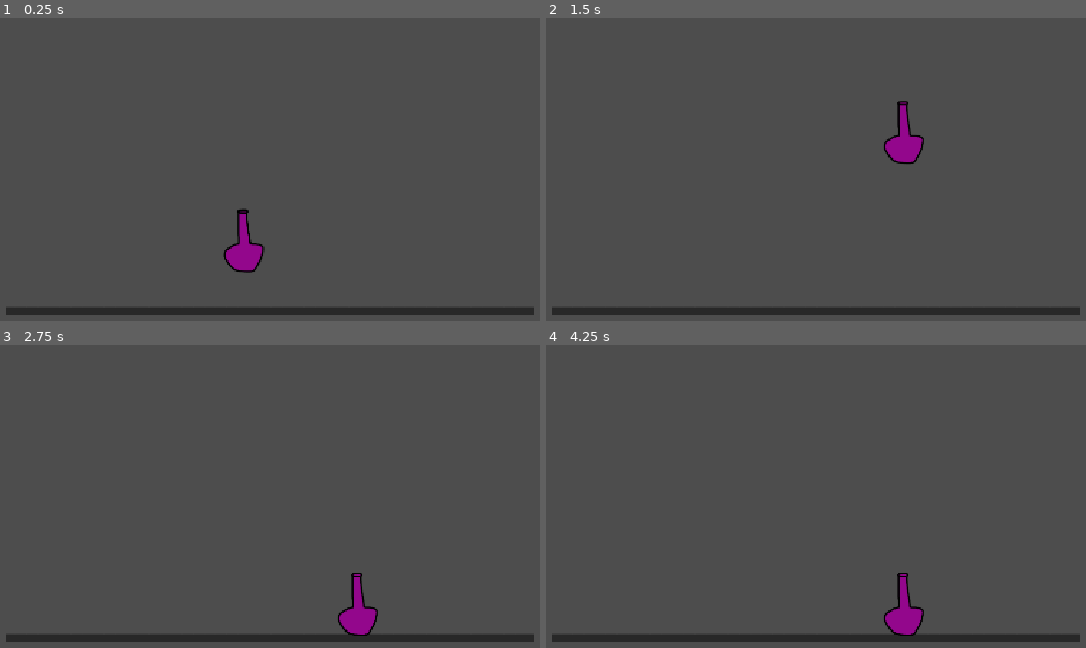
Above: before the commit, frames 1-4 (two rows, left to right).
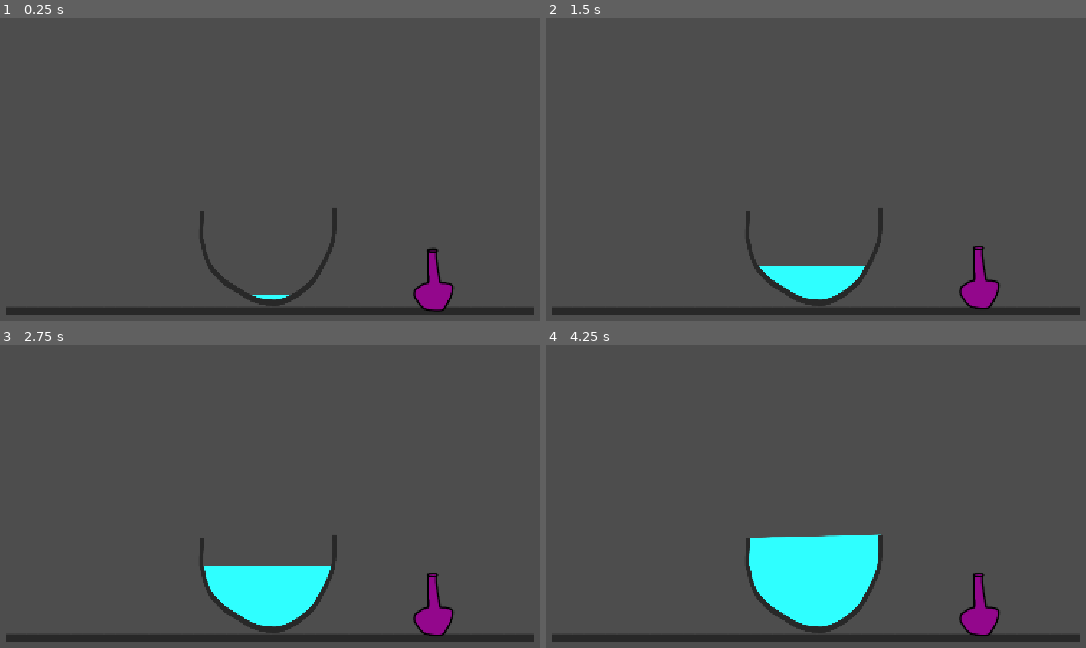
Above: after the commit, the same moments.

Repository: sanicatthedisco/brewing
Game: Godot game, scene res://main.tscn
Same seed, same stepped clock (60 frames per second), same inputs: the game is played once before the commit and once after it.
Inputs (mouse positions are in pixels of both pictures, inside the frame that each line leads up to):
- Up to frame 1 (0.25 s): no input
- Up to frame 2 (1.5 s): drag from (789, 278) to (902, 57) at 0.52 s; drag from (664, 178) to (783, 245) at 1.27 s
- Up to frame 3 (2.75 s): move the mouse to (356, 384) at 2.02 s; click (356, 384) at 2.17 s
- Up to frame 4 (4.25 s): drag from (783, 572) to (583, 414) at 2.77 s; move the mouse to (1064, 551) at 3.52 s; click (1064, 551) at 3.67 s

The runs differ from the first frame. In frame 1, 2.5% of the frame differs, in the area x 37-84%, y 62-98%; in frame 2, 3.9%; in frame 3, 5.9%; in frame 4, 8.2%, in the area x 37-84%, y 62-97%.

Commit message:
Bowl filling

Diff:
--- /dev/null
+++ b/Objects/Bowl/Bowl.tscn
@@ -0,0 +1,23 @@
+[gd_scene format=3 uid="uid://dq3jj7k2u8cau"]
+
+[ext_resource type="Script" uid="uid://cbrkwf0jeevgm" path="res://Objects/Bowl/bowl.gd" id="1_lji8a"]
+[ext_resource type="Texture2D" uid="uid://4dli64g70jyu" path="res://Assets/Sprites/bowl_interior.png" id="2_a75se"]
+[ext_resource type="Texture2D" uid="uid://5ogxecds3hft" path="res://Assets/Sprites/bowl.png" id="3_a75se"]
+
+[node name="Bowl" type="Node2D" unique_id=1129401254]
+scale = Vector2(0.5, 0.5)
+script = ExtResource("1_lji8a")
+
+[node name="Mask" type="Sprite2D" parent="." unique_id=1629931394]
+clip_children = 1
+texture = ExtResource("2_a75se")
+
+[node name="Liquid" type="ColorRect" parent="Mask" unique_id=1851660892]
+offset_left = -190.0
+offset_top = 128.0
+offset_right = 194.0
+offset_bottom = 484.0
+color = Color(0.18431373, 1, 1, 1)
+
+[node name="Exterior" type="Sprite2D" parent="." unique_id=1980966930]
+texture = ExtResource("3_a75se")
--- /dev/null
+++ b/Objects/Bowl/bowl.gd
@@ -0,0 +1,19 @@
+extends Node2D
+
+@export var capacity := 100.0
+@export var fill := 0.0:
+	set(value):
+		fill = clampf(value, 0.0, capacity)
+		_update_liquid()
+
+@onready var liquid: ColorRect = $Mask/Liquid
+@onready var full_y := liquid.position.y  # y when the bowl is empty-looking, set in the editor
+
+func _update_liquid():
+	if not is_node_ready():
+		return
+	liquid.position.y = full_y - liquid.size.y * (fill / capacity)
+
+func _process(delta):
+	fill += 0.3
+	_update_liquid()
--- a/main.tscn
+++ b/main.tscn
@@ -1,12 +1,16 @@
 [gd_scene format=3 uid="uid://ta5fgdjwgsxi"]
 
 [ext_resource type="PackedScene" uid="uid://chxk2ct451rqe" path="res://Objects/Table.tscn" id="1_0xm2m"]
+[ext_resource type="PackedScene" uid="uid://dq3jj7k2u8cau" path="res://Objects/Bowl/Bowl.tscn" id="1_h2yge"]
 [ext_resource type="PackedScene" uid="uid://bkn5x1ibokwc8" path="res://Objects/LiquidVessel/LiquidVessel.tscn" id="2_h2yge"]
 
 [node name="Main" type="Node2D" unique_id=1694163084]
+
+[node name="Bowl" parent="." unique_id=1129401254 instance=ExtResource("1_h2yge")]
+position = Vector2(560, 467)
 
 [node name="Table" parent="." unique_id=1339285828 instance=ExtResource("1_0xm2m")]
 position = Vector2(565, 542)
 
 [node name="LiquidVessel" parent="." unique_id=1086760637 instance=ExtResource("2_h2yge")]
-position = Vector2(527, 418)
+position = Vector2(800, 474)
Binary file added: Assets/Sprites/bowl_interior.png
Not shown, added: Assets/Sprites/bowl_interior.png.import
Not shown, added: Objects/Bowl/bowl.gd.uid
